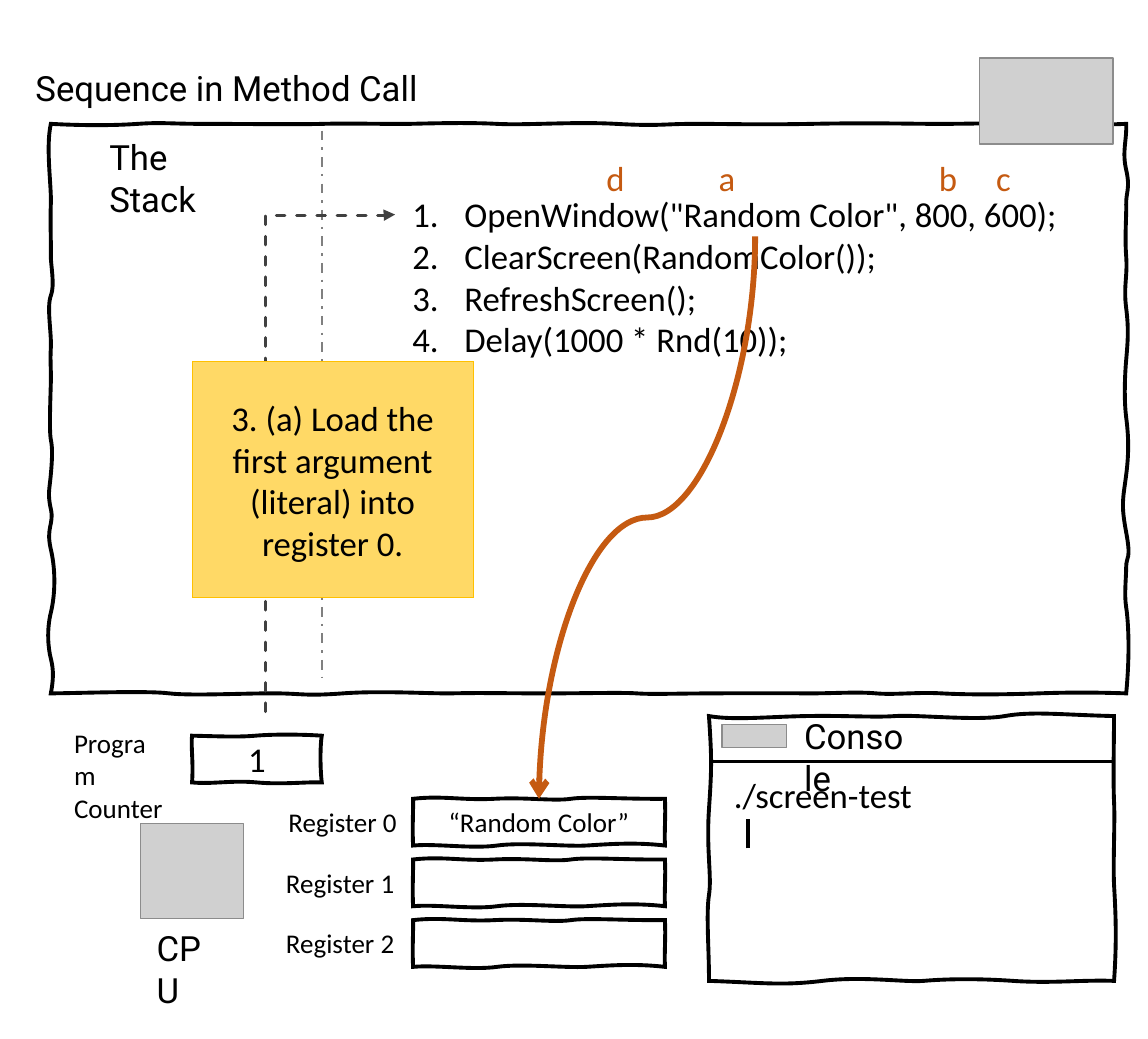
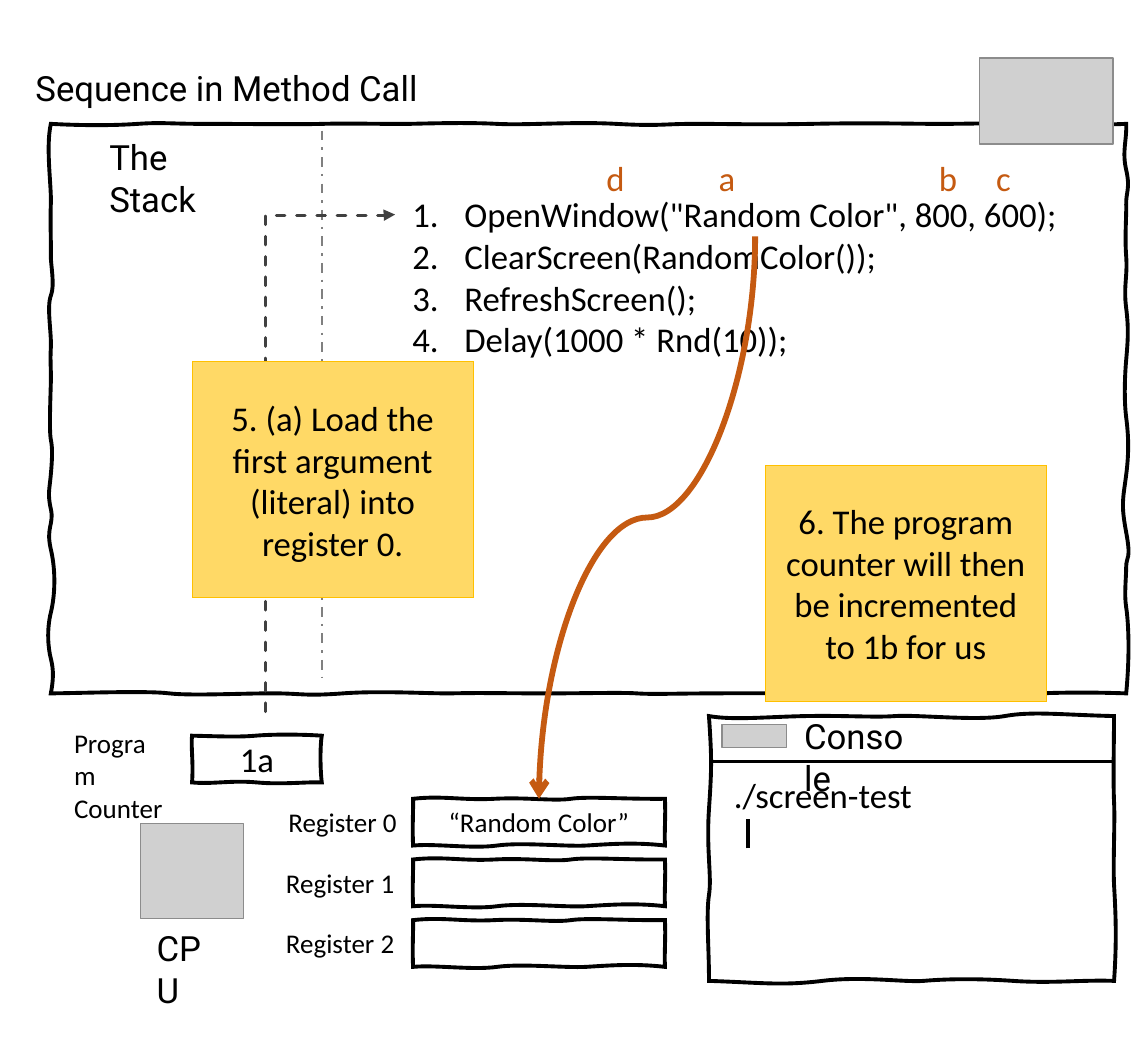
Before and after one commit to splashkit/the-programmers-field-guide, a slide deck: slide 3 of resources/ppt-slides/sequence-data-method-call.pptx. Drawn at 1148x1039 pixels with LibreOffice and Linux fonts; fonts in the diff are those of the drawing; grey boxes stand for pictures; background and template pictures are left out. Boxes give left, top, right and bottom in pixels: in the first picture for what was removed or moved away, otherwise in the second. Text is boxed around its words. In the diff, an @@ line names an element or a change of style, - is before the commit and + after.

```diff
--- a/resources/ppt-slides/sequence-data-method-call.pptx
+++ b/resources/ppt-slides/sequence-data-method-call.pptx
@@ text in rectangle at box(231, 406, 434, 562): text changed @@
-3. (a) Load the first argument (literal) into register 0.
+5. (a) Load the first argument (literal) into register 0.
@@ rectangle added at box(765, 465, 1045, 701), fill #FFD966, outline #FFC000 0.5 pt, 18 pt, text #000000 @@
+6. The program counter will then be incremented to 1b for us
@@ text in freeform shape at box(240, 749, 274, 781): text changed @@
-1
+1a
```
Also in this commit, not shown: 7 other slides changed, 15 other files.
